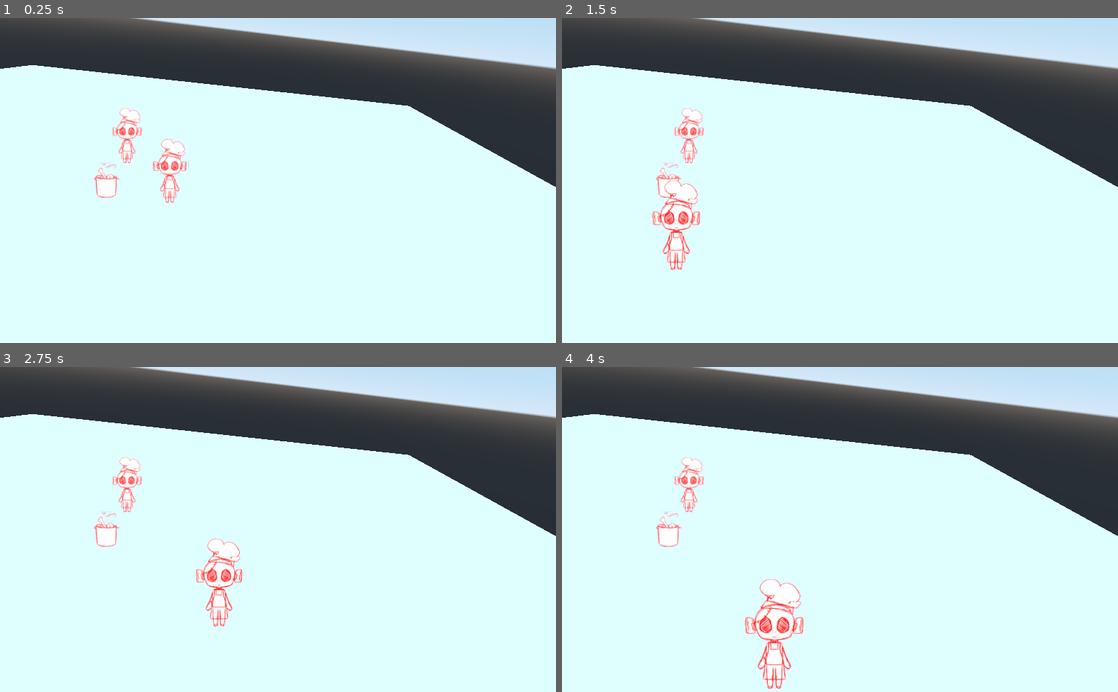
Above: before the commit, frames 1-4 (two rows, left to right).
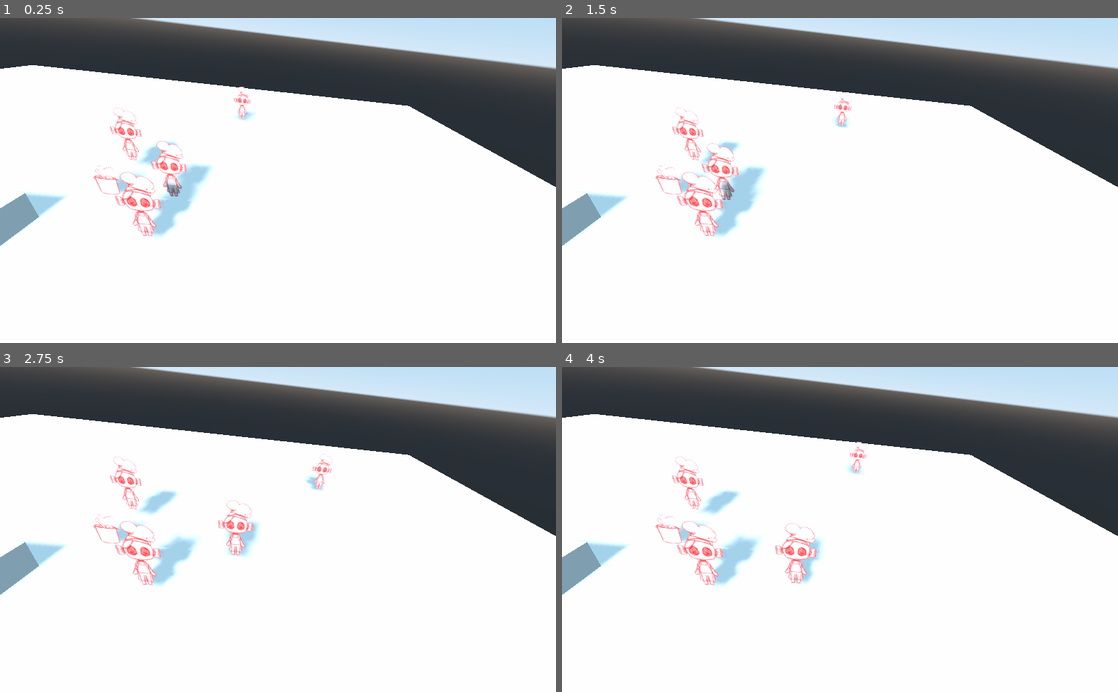
Above: after the commit, the same moments.

Repository: KaizNike/Bone--Appetite--Monster-
Game: Godot game, scene res://src/Scenes/Main.tscn
The game is run twice, just before and just after one commit, with the same random seed, the same clock (stepped at 60 frames per second) and the same inputs. Before the commit the project has no main scene; this scene is started directly in both runs.
Inputs:
- Up to frame 1 (0.25 s): no input
- Up to frame 2 (1.5 s): tap Enter at 0.5 s; hold Keypad 6 (p3_move_right, bound only after the commit) 0.53-1.28 s; hold Down (p2_move_down) 0.53-1.28 s; hold Keypad 5 (p3_move_down, bound only after the commit) from 1.28 s (still down); tap Left (p2_move_left) at 1.35 s
- Up to frame 3 (2.75 s): release Keypad 5 (p3_move_down, bound only after the commit) at 2.03 s; hold Keypad 6 (p3_move_right, bound only after the commit) from 2.03 s (still down); hold Right (p2_move_right) from 2.03 s (still down)
- Up to frame 4 (4 s): release Keypad 6 (p3_move_right, bound only after the commit) at 2.78 s; release Right (p2_move_right) at 2.78 s; hold Keypad 8 (p3_move_up, bound only after the commit) 2.78-3.53 s; tap Up (p2_move_up) at 2.85 s; hold Keypad 4 (p3_move_left, bound only after the commit) from 3.53 s (still down); hold Down (p2_move_down) from 3.53 s (still down)

The runs differ from the first frame. In frame 1, 73% of the frame differs, in the area x 0-100%, y 14-100%; in frame 2, 73%; in frame 3, 73%; in frame 4, 72%.

Commit message:
2nd release
Finished movement

Diff:
--- a/Project/project.godot
+++ b/Project/project.godot
@@ -11,6 +11,7 @@
 [application]
 
 config/name="Bone, Appetite, Monster!"
+run/main_scene="res://src/Scenes/Main.tscn"
 config/icon="res://icon.png"
 
 [input]
@@ -54,13 +55,141 @@
 p2_move_left={
 "deadzone": 0.5,
 "events": [ Object(InputEventKey,"resource_local_to_scene":false,"resource_name":"","device":0,"alt":false,"shift":false,"control":false,"meta":false,"command":false,"pressed":false,"scancode":16777231,"unicode":0,"echo":false,"script":null)
-, Object(InputEventJoypadMotion,"resource_local_to_scene":false,"resource_name":"","device":0,"axis":0,"axis_value":-1.0,"script":null)
+, Object(InputEventJoypadMotion,"resource_local_to_scene":false,"resource_name":"","device":1,"axis":0,"axis_value":-1.0,"script":null)
  ]
 }
 p2_move_right={
 "deadzone": 0.5,
 "events": [ Object(InputEventKey,"resource_local_to_scene":false,"resource_name":"","device":0,"alt":false,"shift":false,"control":false,"meta":false,"command":false,"pressed":false,"scancode":16777233,"unicode":0,"echo":false,"script":null)
-, Object(InputEventJoypadMotion,"resource_local_to_scene":false,"resource_name":"","device":0,"axis":0,"axis_value":1.0,"script":null)
+, Object(InputEventJoypadMotion,"resource_local_to_scene":false,"resource_name":"","device":1,"axis":0,"axis_value":1.0,"script":null)
+ ]
+}
+p3_move_up={
+"deadzone": 0.5,
+"events": [ Object(InputEventKey,"resource_local_to_scene":false,"resource_name":"","device":0,"alt":false,"shift":false,"control":false,"meta":false,"command":false,"pressed":false,"scancode":16777358,"unicode":0,"echo":false,"script":null)
+, Object(InputEventJoypadMotion,"resource_local_to_scene":false,"resource_name":"","device":2,"axis":1,"axis_value":-1.0,"script":null)
+ ]
+}
+p3_move_down={
+"deadzone": 0.5,
+"events": [ Object(InputEventKey,"resource_local_to_scene":false,"resource_name":"","device":0,"alt":false,"shift":false,"control":false,"meta":false,"command":false,"pressed":false,"scancode":16777355,"unicode":0,"echo":false,"script":null)
+, Object(InputEventJoypadMotion,"resource_local_to_scene":false,"resource_name":"","device":2,"axis":1,"axis_value":1.0,"script":null)
+ ]
+}
+p3_move_left={
+"deadzone": 0.5,
+"events": [ Object(InputEventKey,"resource_local_to_scene":false,"resource_name":"","device":0,"alt":false,"shift":false,"control":false,"meta":false,"command":false,"pressed":false,"scancode":16777354,"unicode":0,"echo":false,"script":null)
+, Object(InputEventJoypadMotion,"resource_local_to_scene":false,"resource_name":"","device":2,"axis":0,"axis_value":-1.0,"script":null)
+ ]
+}
+p3_move_right={
+"deadzone": 0.5,
+"events": [ Object(InputEventKey,"resource_local_to_scene":false,"resource_name":"","device":0,"alt":false,"shift":false,"control":false,"meta":false,"command":false,"pressed":false,"scancode":16777356,"unicode":0,"echo":false,"script":null)
+, Object(InputEventJoypadMotion,"resource_local_to_scene":false,"resource_name":"","device":2,"axis":0,"axis_value":1.0,"script":null)
+ ]
+}
+p4_move_up={
+"deadzone": 0.5,
+"events": [ Object(InputEventKey,"resource_local_to_scene":false,"resource_name":"","device":0,"alt":false,"shift":false,"control":false,"meta":false,"command":false,"pressed":false,"scancode":73,"unicode":0,"echo":false,"script":null)
+, Object(InputEventJoypadMotion,"resource_local_to_scene":false,"resource_name":"","device":3,"axis":1,"axis_value":-1.0,"script":null)
+ ]
+}
+p4_move_down={
+"deadzone": 0.5,
+"events": [ Object(InputEventKey,"resource_local_to_scene":false,"resource_name":"","device":0,"alt":false,"shift":false,"control":false,"meta":false,"command":false,"pressed":false,"scancode":75,"unicode":0,"echo":false,"script":null)
+, Object(InputEventJoypadMotion,"resource_local_to_scene":false,"resource_name":"","device":3,"axis":1,"axis_value":1.0,"script":null)
+ ]
+}
+p4_move_left={
+"deadzone": 0.5,
+"events": [ Object(InputEventKey,"resource_local_to_scene":false,"resource_name":"","device":0,"alt":false,"shift":false,"control":false,"meta":false,"command":false,"pressed":false,"scancode":74,"unicode":0,"echo":false,"script":null)
+, Object(InputEventJoypadMotion,"resource_local_to_scene":false,"resource_name":"","device":3,"axis":0,"axis_value":-1.0,"script":null)
+ ]
+}
+p4_move_right={
+"deadzone": 0.5,
+"events": [ Object(InputEventKey,"resource_local_to_scene":false,"resource_name":"","device":0,"alt":false,"shift":false,"control":false,"meta":false,"command":false,"pressed":false,"scancode":76,"unicode":0,"echo":false,"script":null)
+, Object(InputEventJoypadMotion,"resource_local_to_scene":false,"resource_name":"","device":3,"axis":0,"axis_value":1.0,"script":null)
+ ]
+}
+p5_move_up={
+"deadzone": 0.5,
+"events": [ Object(InputEventJoypadMotion,"resource_local_to_scene":false,"resource_name":"","device":4,"axis":1,"axis_value":-1.0,"script":null)
+ ]
+}
+p5_move_down={
+"deadzone": 0.5,
+"events": [ Object(InputEventJoypadMotion,"resource_local_to_scene":false,"resource_name":"","device":4,"axis":1,"axis_value":1.0,"script":null)
+ ]
+}
+p5_move_left={
+"deadzone": 0.5,
+"events": [ Object(InputEventJoypadMotion,"resource_local_to_scene":false,"resource_name":"","device":4,"axis":0,"axis_value":-1.0,"script":null)
+ ]
+}
+p5_move_right={
+"deadzone": 0.5,
+"events": [ Object(InputEventJoypadMotion,"resource_local_to_scene":false,"resource_name":"","device":4,"axis":1,"axis_value":-1.0,"script":null)
+ ]
+}
+p6_move_up={
+"deadzone": 0.5,
+"events": [ Object(InputEventJoypadMotion,"resource_local_to_scene":false,"resource_name":"","device":5,"axis":1,"axis_value":-1.0,"script":null)
+ ]
+}
+p6_move_down={
+"deadzone": 0.5,
+"events": [ Object(InputEventJoypadMotion,"resource_local_to_scene":false,"resource_name":"","device":5,"axis":1,"axis_value":1.0,"script":null)
+ ]
+}
+p6_move_left={
+"deadzone": 0.5,
+"events": [ Object(InputEventJoypadMotion,"resource_local_to_scene":false,"resource_name":"","device":5,"axis":0,"axis_value":-1.0,"script":null)
+ ]
+}
+p6_move_right={
+"deadzone": 0.5,
+"events": [ Object(InputEventJoypadMotion,"resource_local_to_scene":false,"resource_name":"","device":5,"axis":0,"axis_value":1.0,"script":null)
+ ]
+}
+p7_move_up={
+"deadzone": 0.5,
+"events": [ Object(InputEventJoypadMotion,"resource_local_to_scene":false,"resource_name":"","device":6,"axis":1,"axis_value":-1.0,"script":null)
+ ]
+}
+p7_move_down={
+"deadzone": 0.5,
+"events": [ Object(InputEventJoypadMotion,"resource_local_to_scene":false,"resource_name":"","device":6,"axis":1,"axis_value":1.0,"script":null)
+ ]
+}
+p7_move_left={
+"deadzone": 0.5,
+"events": [ Object(InputEventJoypadMotion,"resource_local_to_scene":false,"resource_name":"","device":6,"axis":0,"axis_value":-1.0,"script":null)
+ ]
+}
+p7_move_right={
+"deadzone": 0.5,
+"events": [ Object(InputEventJoypadMotion,"resource_local_to_scene":false,"resource_name":"","device":6,"axis":0,"axis_value":1.0,"script":null)
+ ]
+}
+p8_move_up={
+"deadzone": 0.5,
+"events": [ Object(InputEventJoypadMotion,"resource_local_to_scene":false,"resource_name":"","device":7,"axis":1,"axis_value":-1.0,"script":null)
+ ]
+}
+p8_move_down={
+"deadzone": 0.5,
+"events": [ Object(InputEventJoypadMotion,"resource_local_to_scene":false,"resource_name":"","device":7,"axis":1,"axis_value":1.0,"script":null)
+ ]
+}
+p8_move_left={
+"deadzone": 0.5,
+"events": [ Object(InputEventJoypadMotion,"resource_local_to_scene":false,"resource_name":"","device":7,"axis":0,"axis_value":-1.0,"script":null)
+ ]
+}
+p8_move_right={
+"deadzone": 0.5,
+"events": [ Object(InputEventJoypadMotion,"resource_local_to_scene":false,"resource_name":"","device":7,"axis":0,"axis_value":1.0,"script":null)
  ]
 }
 
--- a/Project/src/Actors/PlayerTest.gd
+++ b/Project/src/Actors/PlayerTest.gd
@@ -1,6 +1,7 @@
 extends KinematicBody
 
 export var player = 1
+export var local = true
 
 export var speed = 250
 var vel = Vector3.ZERO
@@ -33,4 +34,16 @@
 			0,
 			-Input.get_action_strength("p2_move_up") + Input.get_action_strength("p2_move_down")
 		)
+	if player == 3:
+		return Vector3(
+			-Input.get_action_strength("p3_move_left") + Input.get_action_strength("p3_move_right"),
+			0,
+			-Input.get_action_strength("p3_move_up") + Input.get_action_strength("p3_move_down")
+		)
+	if player == 4:
+		return Vector3(
+			-Input.get_action_strength("p4_move_left") + Input.get_action_strength("p4_move_right"),
+			0,
+			-Input.get_action_strength("p4_move_up") + Input.get_action_strength("p4_move_down")
+		)
 	return Vector3.ZERO
--- a/Project/src/Actors/PlayerTest.tscn
+++ b/Project/src/Actors/PlayerTest.tscn
@@ -9,7 +9,9 @@
 script = ExtResource( 2 )
 
 [node name="Sprite3D" type="Sprite3D" parent="."]
-billboard = 1
+cast_shadow = 2
+shaded = true
+alpha_cut = 2
 texture = ExtResource( 1 )
 
 [node name="CollisionShape" type="CollisionShape" parent="."]
--- a/Project/src/Objects/PotCookTest.tscn
+++ b/Project/src/Objects/PotCookTest.tscn
@@ -8,7 +8,9 @@
 [node name="PotCookTest" type="StaticBody"]
 
 [node name="Sprite3D" type="Sprite3D" parent="."]
-billboard = 1
+cast_shadow = 2
+shaded = true
+alpha_cut = 2
 texture = ExtResource( 1 )
 
 [node name="CollisionShape" type="CollisionShape" parent="."]
--- a/Project/src/Scenes/Main.tscn
+++ b/Project/src/Scenes/Main.tscn
@@ -1,9 +1,12 @@
-[gd_scene load_steps=4 format=2]
+[gd_scene load_steps=5 format=2]
 
 [ext_resource path="res://src/Objects/PotCookTest.tscn" type="PackedScene" id=1]
 [ext_resource path="res://src/Actors/PlayerTest.tscn" type="PackedScene" id=2]
 
+[sub_resource type="SpatialMaterial" id=2]
+
 [sub_resource type="PlaneMesh" id=1]
+material = SubResource( 2 )
 size = Vector2( 50, 50 )
 
 [node name="Main" type="Spatial"]
@@ -13,7 +16,8 @@
 mesh = SubResource( 1 )
 
 [node name="DirectionalLight" type="DirectionalLight" parent="."]
-transform = Transform( -0.898587, -0.438795, 0, 0.408335, -0.836211, 0.366079, -0.160633, 0.328954, 0.930584, 0, 0, 0 )
+transform = Transform( -0.898587, -0.438795, -2.58413e-08, 0.3373, -0.690741, 0.639613, -0.280659, 0.574749, 0.768697, 0, 0, 0 )
+shadow_enabled = true
 
 [node name="PotCookTest" parent="." instance=ExtResource( 1 )]
 transform = Transform( 1, 0, 0, 0, 1, 0, 0, 0, 1, 0, 0.774147, 0 )
@@ -31,3 +35,15 @@
 [node name="PlayerTest2" parent="." instance=ExtResource( 2 )]
 transform = Transform( 1, 0, 0, 0, 1, 0, 0, 0, 1, 2.67654, 1.44764, 0 )
 player = 2
+
+[node name="PlayerTest3" parent="." instance=ExtResource( 2 )]
+transform = Transform( 1, 0, 0, 0, 1, 0, 0, 0, 1, 3.92949, 1.44764, -11.31 )
+player = 3
+
+[node name="PlayerTest4" parent="." instance=ExtResource( 2 )]
+transform = Transform( 1, 0, 0, 0, 1, 0, 0, 0, 1, 2.67654, 1.44764, 2.29331 )
+player = 4
+
+[node name="CSGBox" type="CSGBox" parent="."]
+transform = Transform( 1, 0, 0, 0, 1, 0, 0, 0, 1, -2.62812, 0.0667579, 2.5695 )
+use_collision = true
